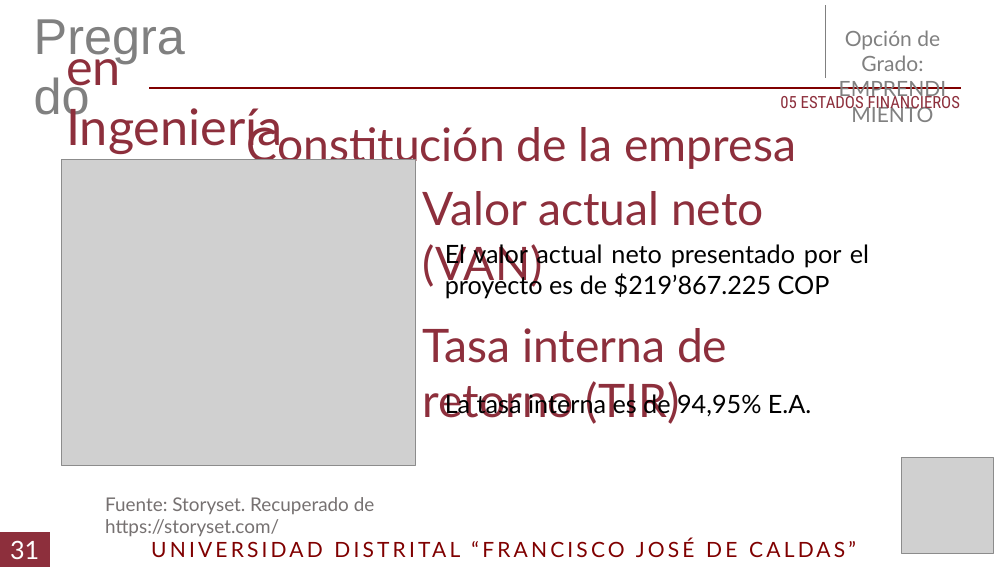
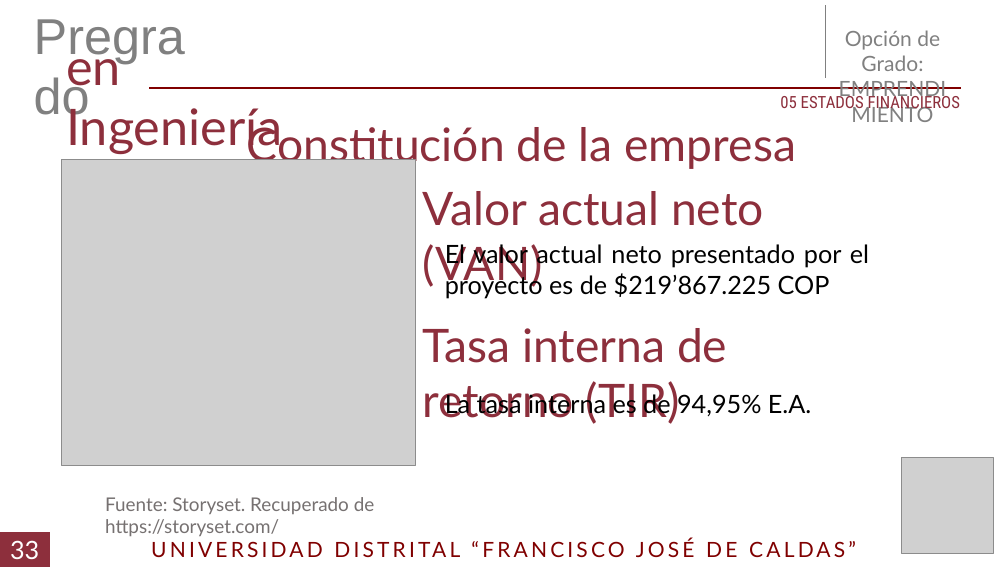
Before and after one commit to DLRin/anteproyecto, a slide deck: slide 34 of Presentacion/Presentacion.pptx (slide 32 before the commit). Drawn at 1008x567 pixels with LibreOffice and Linux fonts; fonts in the diff are those of the drawing; grey boxes stand for pictures. Boxes give left, top, right and bottom in pixels: in the first picture for what was removed or moved away, otherwise in the second. Text is boxed around its words. In the diff, an @@ line names an element or a change of style, - is before the commit and + after.

```diff
--- a/Presentacion/Presentacion.pptx
+++ b/Presentacion/Presentacion.pptx
@@ text in rectangle at [10,540,39,559]: text changed @@
-31
+33
```
Also in this commit, not shown: 21 other slides changed, 2 slides added, 24 other files.
